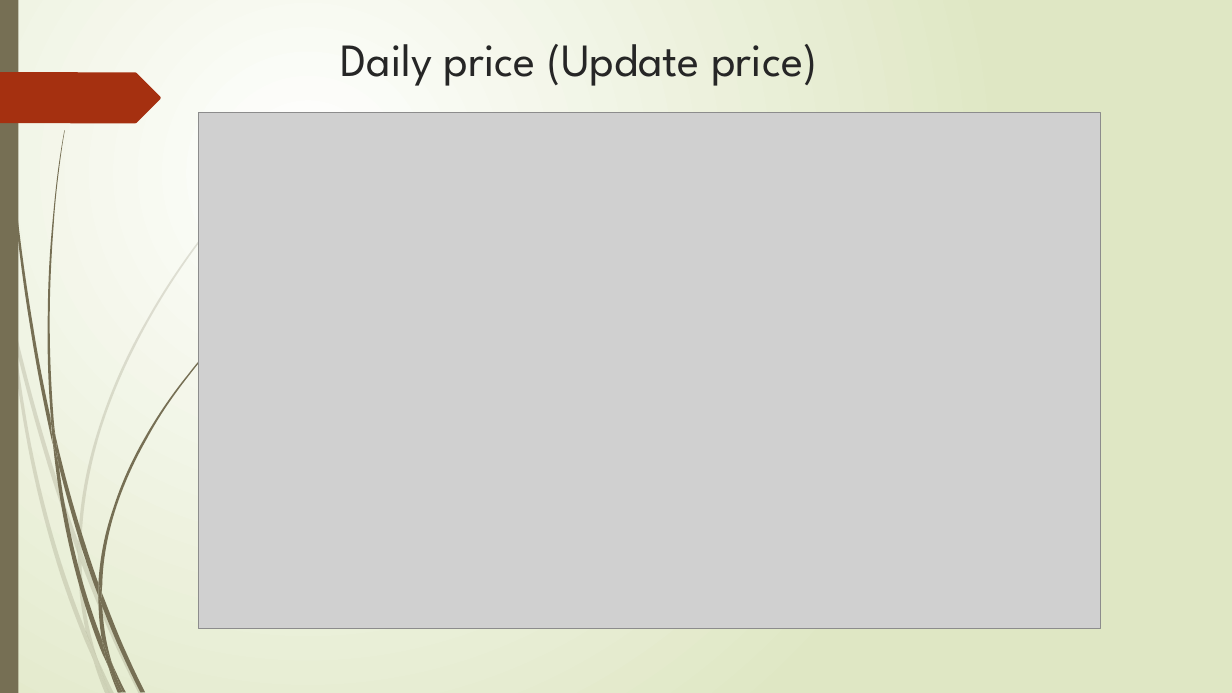
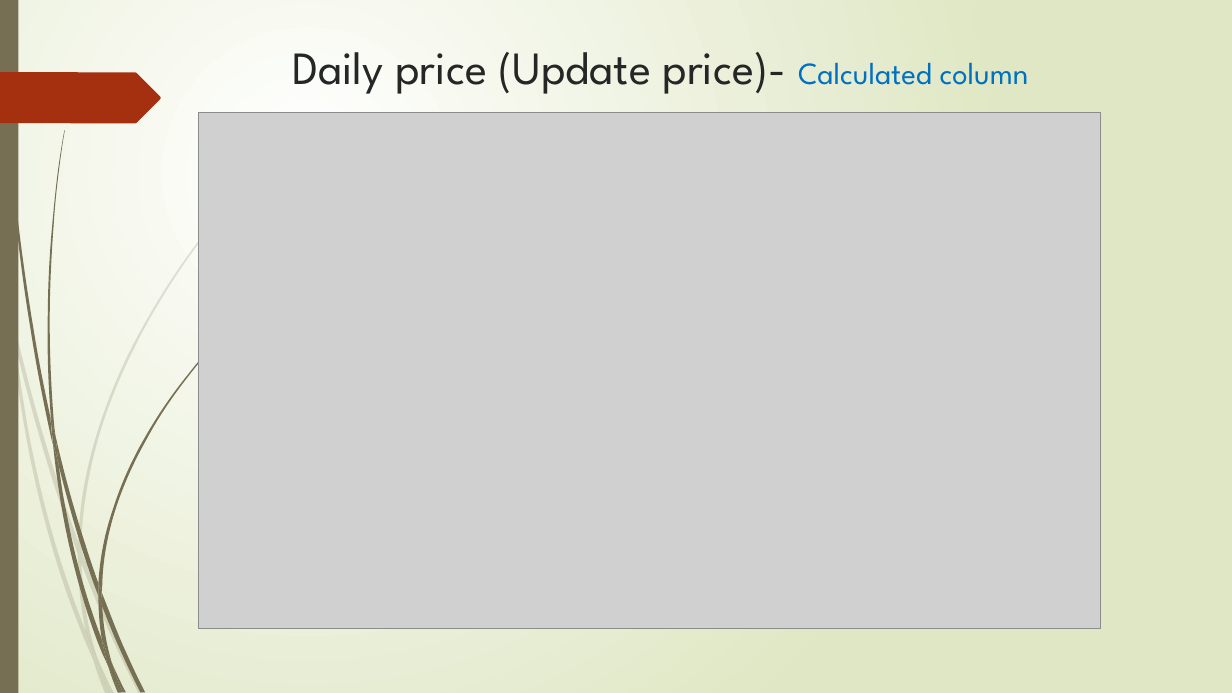
Before and after one commit to alitorabi1/SmallStore, a slide deck: slide 7 of Documents/Presentation1.pptx. Drawn at 1232x693 pixels with LibreOffice and Linux fonts; fonts in the diff are those of the drawing; grey boxes stand for pictures. Boxes give left, top, right and bottom in pixels: in the first picture for what was removed or moved away, otherwise in the second. Text is boxed around its words. In the diff, an @@ line names an element or a change of style, - is before the commit and + after.

```diff
--- a/Documents/Presentation1.pptx
+++ b/Documents/Presentation1.pptx
@@ title at box(292, 52, 1029, 94): text changed @@
-Daily price (Update price)
+Daily price (Update price)- Calculated column
```
Also in this commit, not shown: 3 other slides changed, 4 slides added, 1 slide removed.
